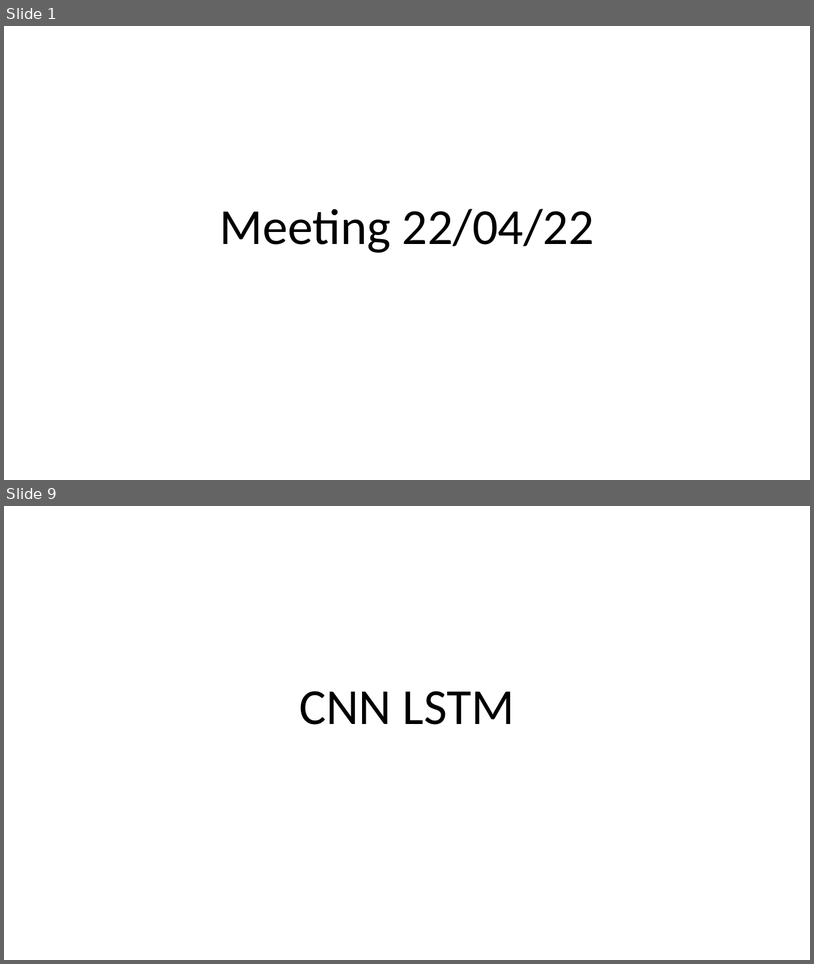
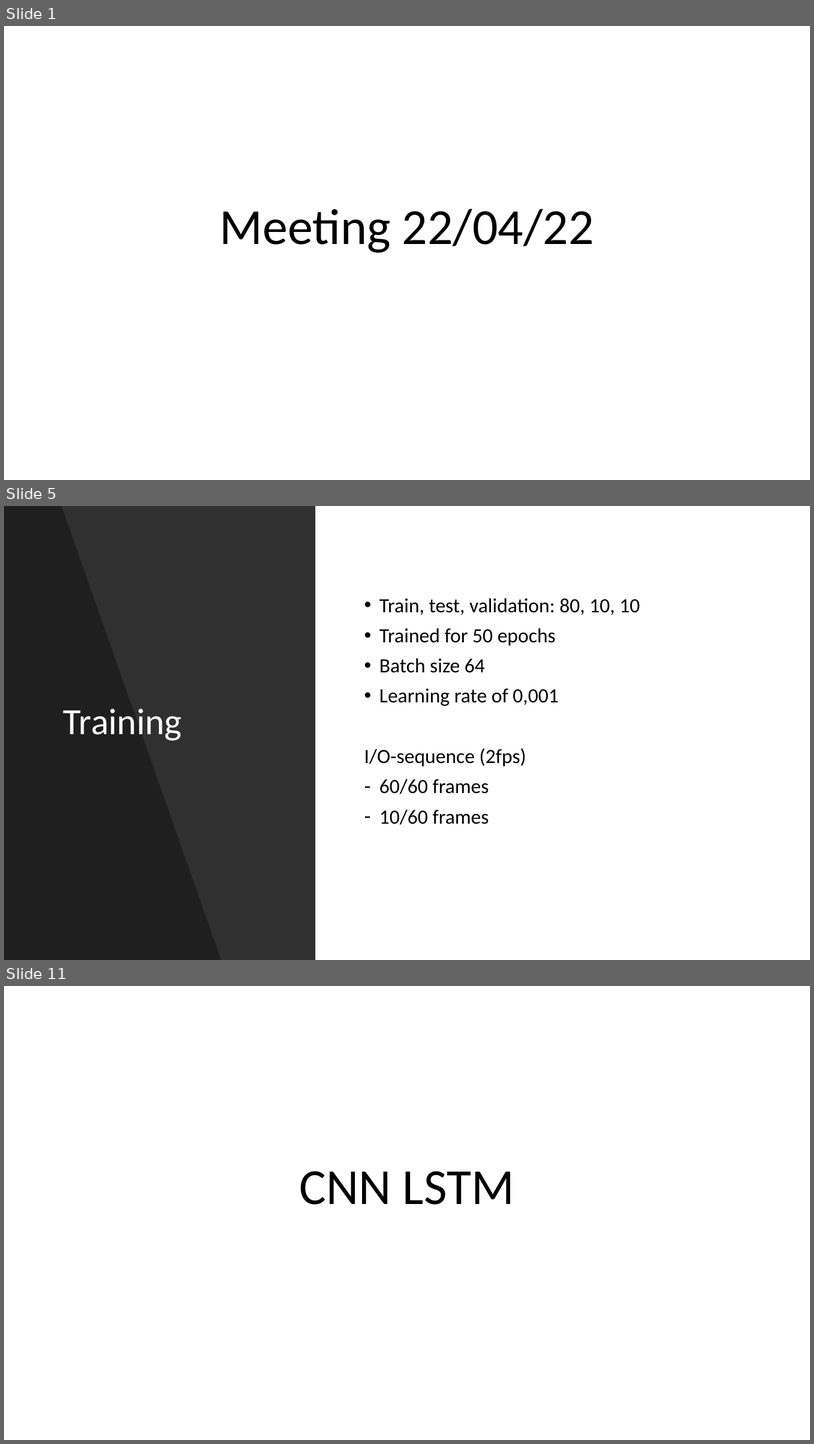
Before and after one commit to lancedw/3D-state-prediction-for-surface-vessels-using-IMU-data-and-images, a slide deck: Documentation/Presentations/Meeting 22-04-22.pptx. Shown one above the other, each under a label of ours: slides 1 and 9 before the commit, slides 1, 5 and 11 after it; the slides between them are not shown. The pictures are 814x964 and 814x1444 pixels, drawn with LibreOffice and Linux fonts; fonts in the diff are those of the drawing. Boxes give left, top, right and bottom in pixels: in the first picture for what was removed or moved away, otherwise in the second. Text is boxed around its words. In the diff, an @@ line names an element or a change of style, - is before the commit and + after.

```diff
--- a/Documentation/Presentations/Meeting 22-04-22.pptx
+++ b/Documentation/Presentations/Meeting 22-04-22.pptx
@@ slide 5 added at (x1=4, y1=506, x2=810, y2=960), background #FFFFFF @@
@@ rectangle added at (x1=4, y1=506, x2=315, y2=960), fill #000000 at 81% opacity @@
@@ freeform shape added at (x1=4, y1=506, x2=221, y2=960), fill #000000 at 35% opacity @@
@@ text added at (x1=365, y1=598, x2=640, y2=825), 24 pt, text #000000 @@
+• Train, test, validation: 80, 10, 10
+• Trained for 50 epochs
+• Batch size 64
+• Learning rate of 0,001
+I/O-sequence (2fps)
+– 60/60 frames
+– 10/60 frames
@@ title added at (x1=63, y1=708, x2=182, y2=741), 44 pt, text #FFFFFF @@
+Training
@@ what was slide 9 is now slide 11 @@
```
Also in this commit, not shown: 4 slides changed, 11 other slides added, 5 slides removed.
